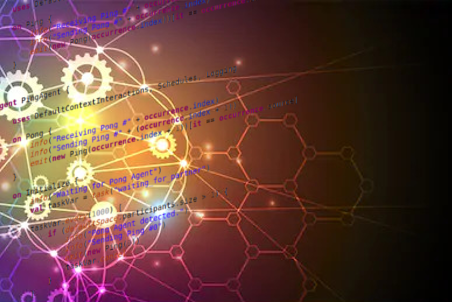
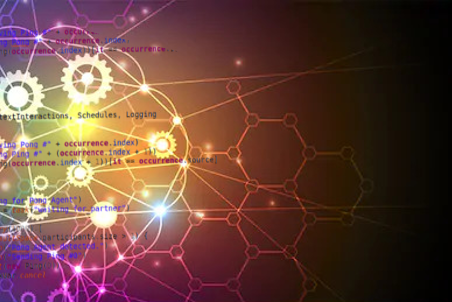
Before/after of a 452px x 302px layered artwork. What changed in the layer stack:
painted on "SARL Code" over [0, 0, 297, 299]
